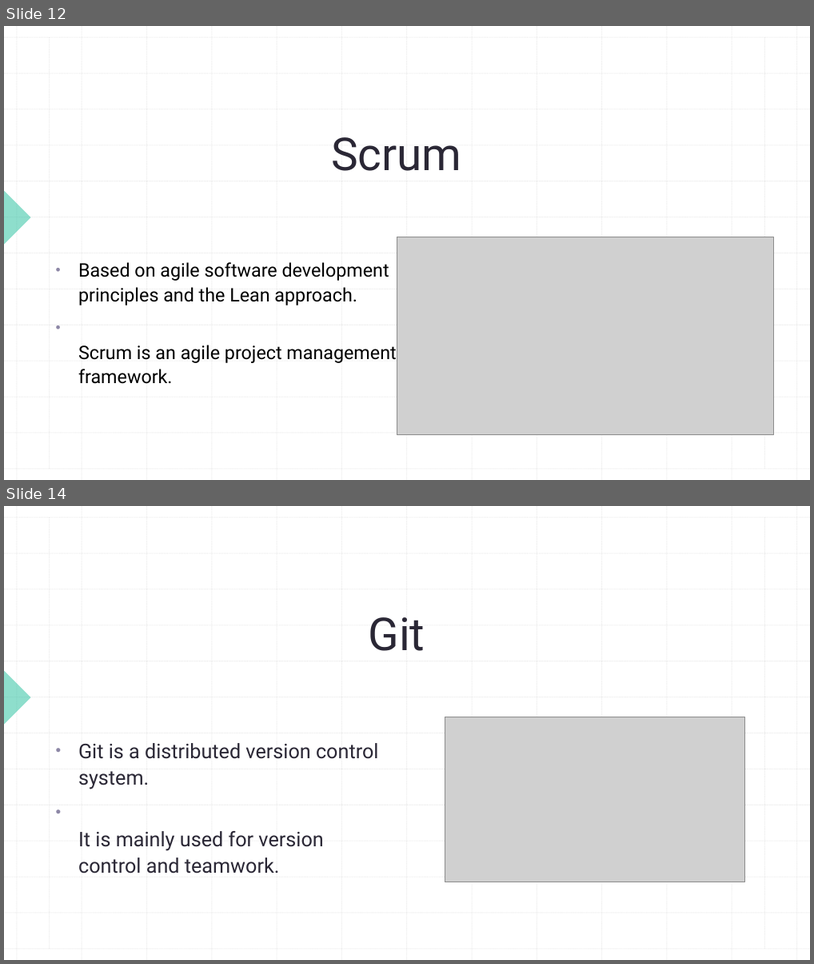
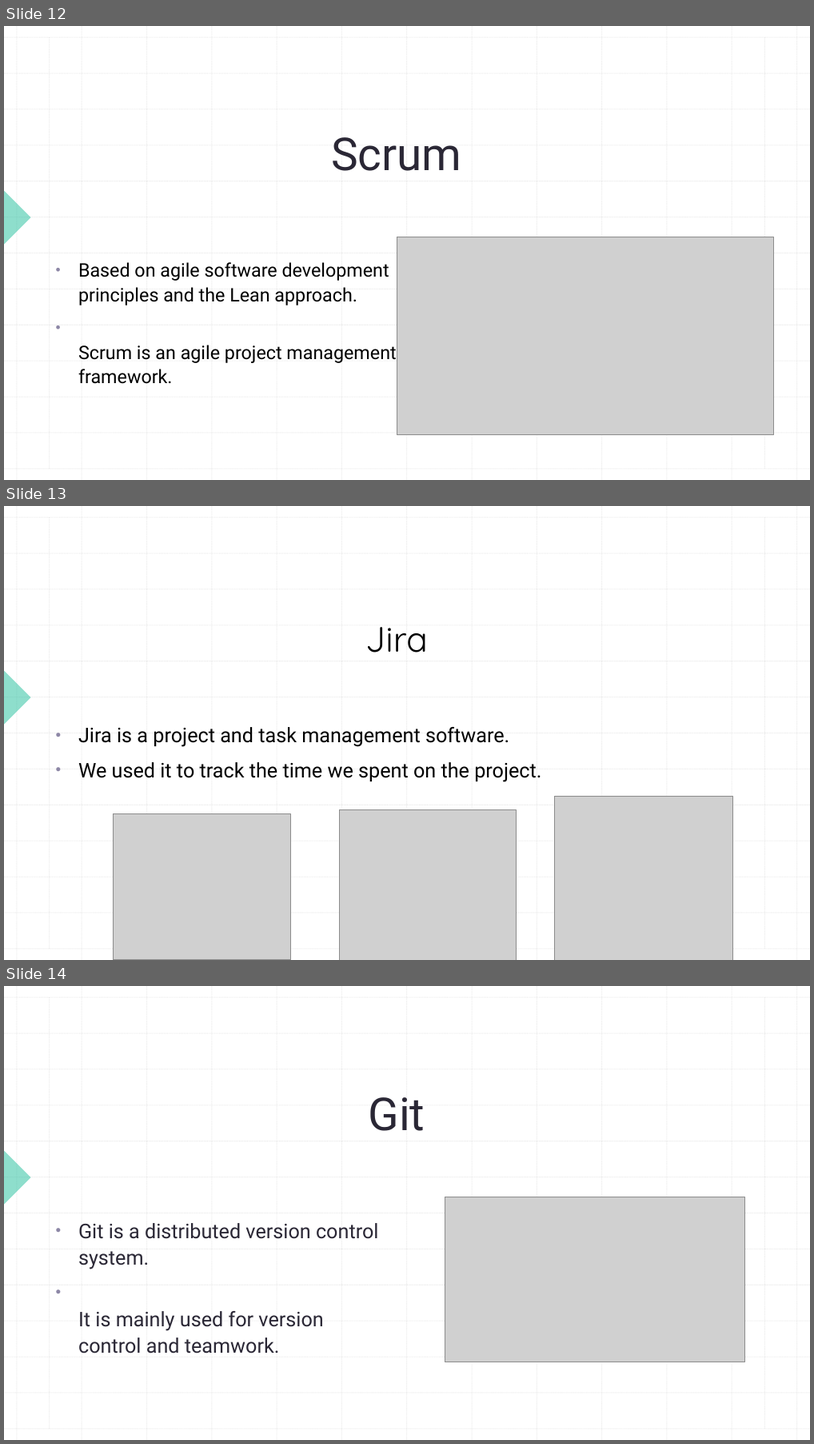
Before and after one commit to szalaimark2005/CureNet, a slide deck: probavizsga.angol.pptx. Shown one above the other, each under a label of ours: slides 12 and 14 before the commit, slides 12, 13 and 14 after it; the slides between them are not shown. The pictures are 814x964 and 814x1444 pixels, drawn with LibreOffice and Linux fonts; fonts in the diff are those of the drawing; grey boxes stand for pictures. Boxes give left, top, right and bottom in pixels: in the first picture for what was removed or moved away, otherwise in the second. Text is boxed around its words. In the diff, an @@ line names an element or a change of style, - is before the commit and + after.

```diff
--- a/probavizsga.angol.pptx
+++ b/probavizsga.angol.pptx
@@ slide 13 added at [4,506,810,960], background #FFFFFF; not listed: 29 template elements that a slide beside it also shows @@
@@ title added at [366,627,428,652], 42 pt, text #000000 @@
+Jira
@@ subtitle added at [78,727,542,782], 24 pt, text #000000 @@
+• Jira is a project and task management software.
+• We used it to track the time we spent on the project.
@@ picture added at [113,814,290,960] @@
@@ picture added at [340,810,516,960] @@
@@ picture added at [555,796,734,960] @@
```
Also in this commit, not shown: 7 slides changed, 1 slide removed.
